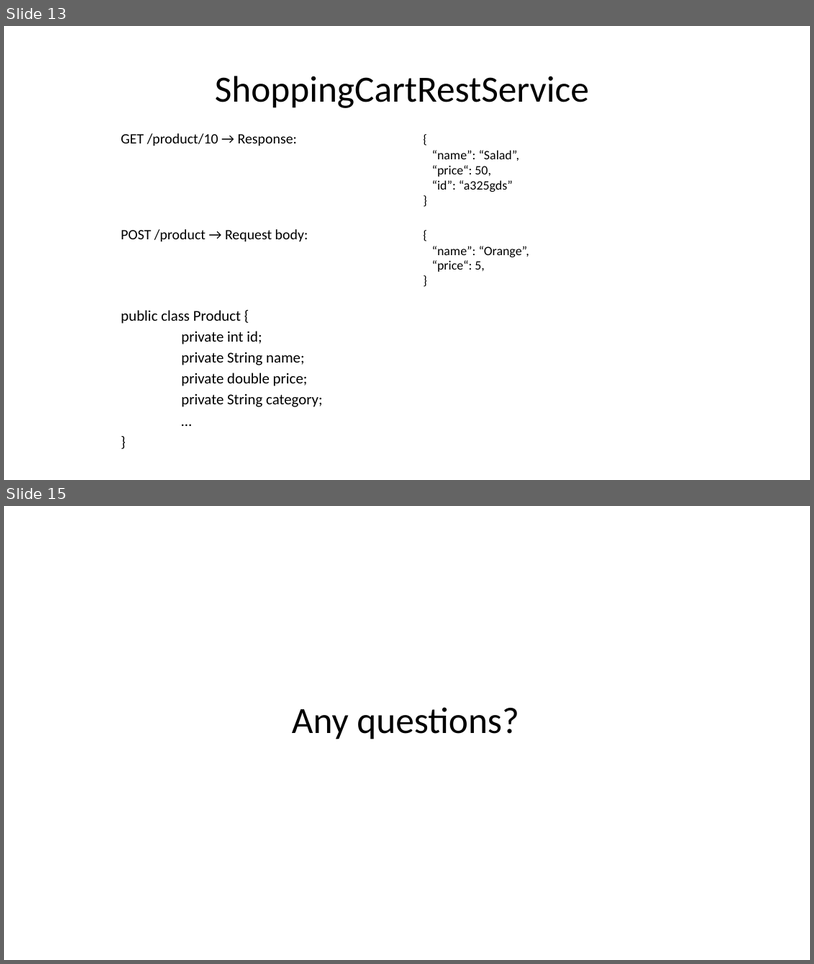
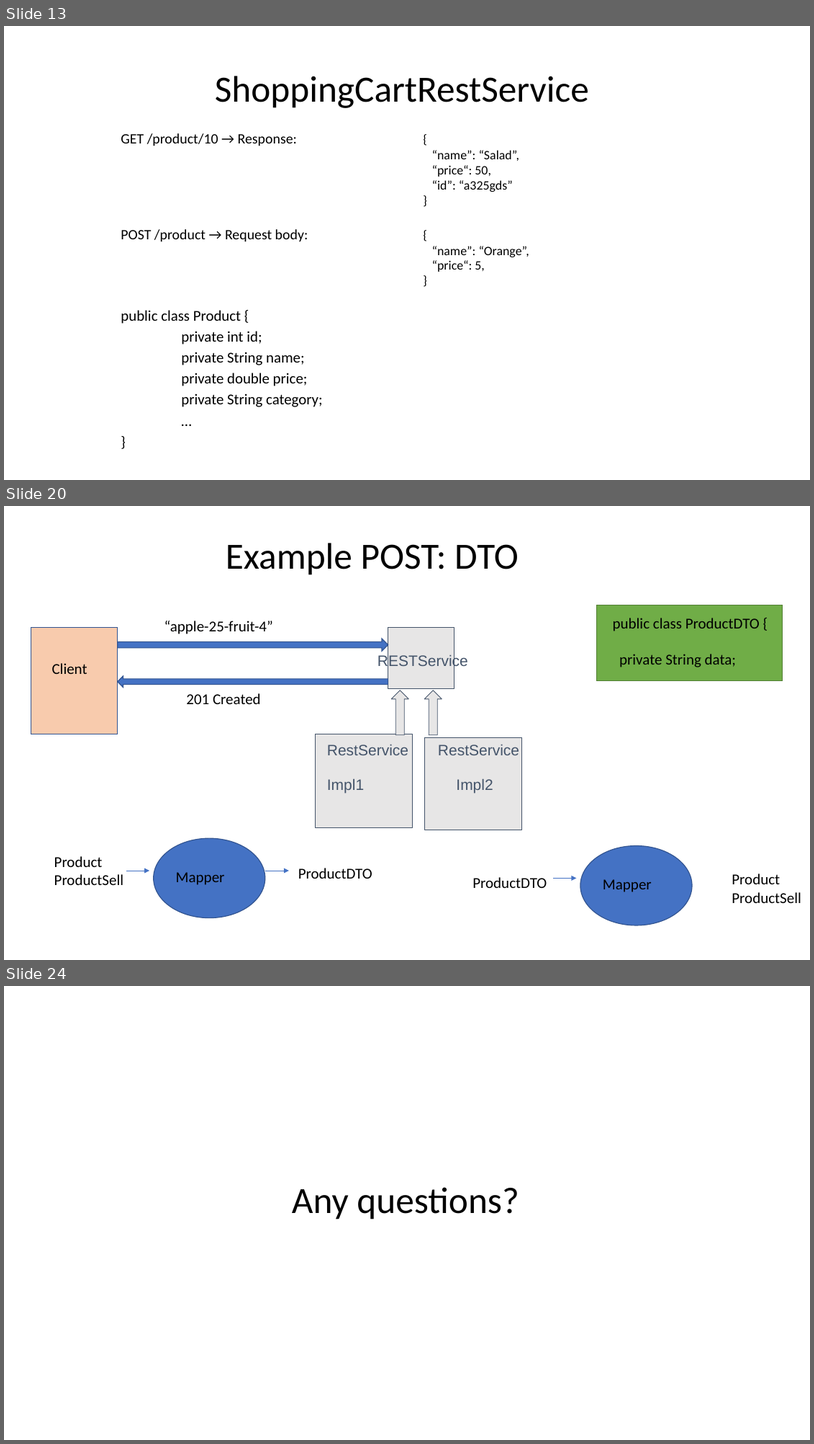
Before and after one commit to lauti910/java-bootcamp-2017, a slide deck: Extra Material/Topic 7) REST.pptx. Shown one above the other, each under a label of ours: slides 13 and 15 before the commit, slides 13, 20 and 24 after it; the slides between them are not shown. The pictures are 814x964 and 814x1444 pixels, drawn with LibreOffice and Linux fonts; fonts in the diff are those of the drawing. Boxes give left, top, right and bottom in pixels: in the first picture for what was removed or moved away, otherwise in the second. Text is boxed around its words. In the diff, an @@ line names an element or a change of style, - is before the commit and + after.

Commit message:
Updating rest material and exercices

```diff
--- a/Extra Material/Topic 7) REST.pptx
+++ b/Extra Material/Topic 7) REST.pptx
@@ slide 20 added at (4,506,810,960), background #FFFFFF @@
@@ title added at (226,543,519,575), 44 pt, text #000000 @@
+Example POST: DTO
@@ rectangle added at (597,605,783,681), fill #70AD47, outline #538035 1 pt @@
@@ rectangle added at (31,628,118,735), fill #F8CBAD, outline #325491 1 pt @@
@@ text added at (165,620,273,634), 18 pt, text #000000 @@
+“apple-25-fruit-4”
@@ rectangle added at (388,628,454,689), fill #E7E6E6, outline #44546A 0.75 pt @@
@@ text added at (613,618,760,667), 18 pt, text #000000 @@
+public class ProductDTO {
+private String data;
@@ right arrow added at (118,638,388,651), fill #4472C4, outline #325491 1 pt @@
@@ text added at (327,654,493,793), 18 pt, text #44546A @@
+RESTService
+RestService RestService
+Impl1 Impl2
@@ text added at (52,663,88,674), 18 pt, text #000000 @@
+Client
@@ right arrow added at (118,676,388,687), fill #4472C4, outline #325491 1 pt @@
@@ text added at (186,693,261,704), 18 pt, text #000000 @@
+201 Created
@@ up arrow added at (392,690,409,735), fill #E7E6E6, outline #44546A 0.75 pt @@
@@ up arrow added at (424,690,442,735), fill #E7E6E6, outline #44546A 0.75 pt @@
@@ rectangle added at (315,734,412,827), fill #E7E6E6, outline #44546A 0.75 pt @@
@@ rectangle added at (424,737,522,829), fill #E7E6E6, outline #44546A 0.75 pt @@
@@ ellipse added at (154,838,265,918), fill #4472C4, outline #325491 1 pt @@
@@ ellipse added at (581,845,692,925), fill #4472C4, outline #325491 1 pt @@
@@ text added at (54,856,124,885), 18 pt, text #000000 @@
+Product
+ProductSell
@@ arrow added from (126, 870) to (149, 870), #4472C4 0.5 pt @@
@@ text added at (176,872,225,885), 18 pt, text #000000 @@
+Mapper
@@ arrow added from (265, 870) to (289, 870), #4472C4 0.5 pt @@
@@ text added at (298,867,373,878), 18 pt, text #000000 @@
+ProductDTO
@@ text added at (473,877,547,888), 18 pt, text #000000 @@
+ProductDTO
@@ arrow added from (553, 878) to (577, 878), #4472C4 0.5 pt @@
@@ text added at (603,879,652,892), 18 pt, text #000000 @@
+Mapper
@@ text added at (732,873,801,903), 18 pt, text #000000 @@
+Product
+ProductSell
@@ what was slide 15 is now slide 24 @@
```
Also in this commit, not shown: 3 slides changed, 8 other slides added, 1 other file.
